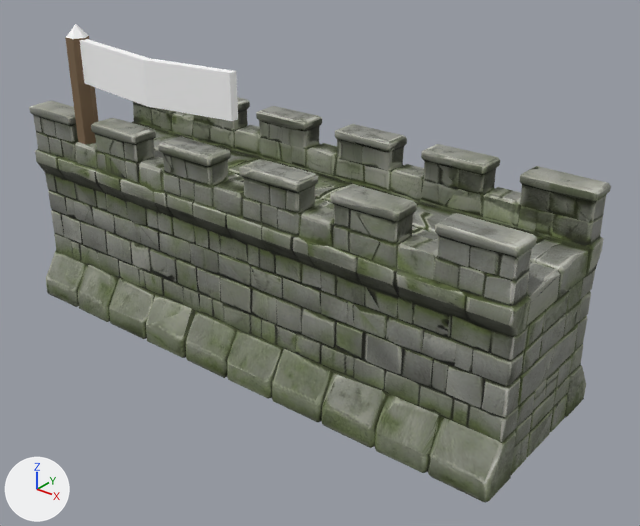
The glTF model assets/models/static/buildings/stone_wall/a.glb, before and after one commit.
Camera for both pictures: a 50 mm lens placed at (1.74, -2.0, 1.59), pointed at (0.14, 0.0, 0.34). Every picture has the same lights, and +X, +Y and +Z are marked at lower left. The picture after the commit comes second. Vertices at exactly the same position are counted once.

Names of what the first picture shows: 'Team_banner', 'stone_wall'.
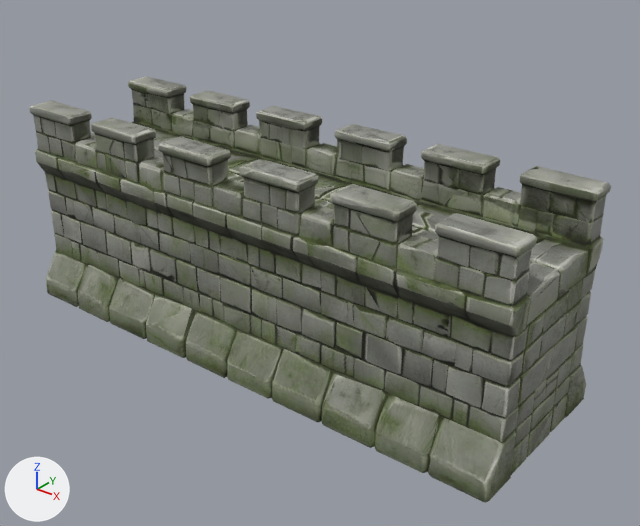
Edits to the bpy script that builds the scene:
```text
Change me_stone_wall_a:
    used by ob_stone_wall; location = (0.0, 0.0, 0.0)
    verts and faces of me_stone_wall_a; kept vertices keep their numbers, new ones are numbered from 2981
    before: 121 (0.07, -0.24, 0.33) at pixel (251, 288), 127 (0.07, -0.24, 0.24) at pixel (252, 313), 184 (0.13, -0.25, 0.32) at pixel (265, 296), 238 (0.17, -0.24, 0.33) at pixel (276, 298)
    remove me_stone_wall_a.from_pydata(...)  # 2981 vertices, 5939 faces; spans x -0.95..0.95, y -0.31..0.31, z 0.0..0.73
    add me_stone_wall_a.from_pydata(...)  # 3011 vertices, 5999 faces; spans x -0.95..0.95, y -0.31..0.31, z 0.0..0.73
    me_stone_wall_a part 1
    add delete_faces([(121, 127, 184), (121, 184, 238)])
    add verts[3004] = (0.07, -0.25, 0.32)  # pixel (251, 290)
    add faces += [(121, 127, 3004), (127, 184, 3004), (121, 3004, 238), (184, 238, 3004)]
    other edits to the shape of me_stone_wall_a do not show in these pictures
Remove ob_team_banner:
    ob_team_banner = bpy.data.objects.new('Team_banner', me_team_banner)
    ob_team_banner.location = (0.0, 0.0, 0.0)
```

Where the change shows, as pixel boxes (x1, y1, x2, y2) in the pictures (640 x 526 px):
'stone_wall', reshaped: before (29, 97, 611, 503); after (29, 76, 611, 503)
'Team_banner', deleted: before (65, 24, 238, 144)
    faces in mat_team (white #ffffff): (66, 24, 238, 121)
    faces in mat_banner_pole (brown #7c654b): (65, 36, 98, 144)
part 1 of me_stone_wall_a, built on: (252, 289, 274, 313) in both
